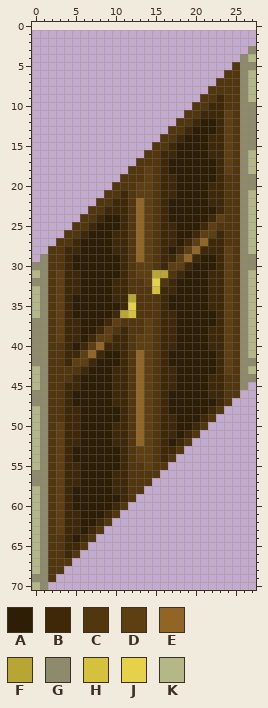
Edited in one commit: sprite sheet (assets/DoorIso.png). The first picture shows the starting point.
The file is 28x70 pixels. The old version is drawn lined up with the new one, on the new canvas.
Palette (. is transparent): A #2e1e06  B #3f2808  C #52360e  D #5e3f12  E #916525  F #b7a634  G #8e8b6c  H #d5c13d  J #e5d14a  K #b4b887
Pixels before, first column x 0:
 3 ...........................G
 4 ..........................GK
 5 .........................CGG
 6 ........................CCGK
 7 .......................CCCGK
 8 ......................CCCCGK
 9 .....................CCBCCGK
10 ....................CCBBCCGG
11 ...................CCBBBDCGG
12 ..................CCBAABDCGG
13 .................CCBAAABDCGG
14 ................CCBAAABBDCGG
15 ...............CCBAAAABBDCGG
16 ..............CCBBAAAABBDCGK
17 .............CCCBAAAAAABDCGK
18 ............CCDCBAAAAAABDCGK
19 ...........CCCDCBBAAAAABCCGG
20 ..........CCCDDCBBAAAABBCCGG
21 .........CCBCDDCBBAAAABBCCGK
22 ........CCBBCEDCBAAAAABBCCGK
23 .......CCBBBCEDCBAAAAAABCCGK
24 ......CCBAABCEDCBAAAAABDCCGK
25 .....CCBAAABCEDCBBAAABDCCCGK
26 ....CCBAAABBCEDCBBAABDDBCCGK
27 ...CCBAAAABBCEDCBBABDEBBCCGK
28 ..CCBBAAAABBCEDCBABDEBBBDCGK
29 .GCCBAAAAAABCEDCBBDEBAABDCGG
30 GGCCBAAAAAABCDDCBDDBAAABDCGG
31 KGCDBBAAAAABCDDFFCBAAABBDCGK
32 GGCDBBAAAABBCCDJCBAAAABBDCGK
33 KGCDBBAAAABBCCCHBBAAAABBDCGK
34 KGCDBAAAAABBFCCCBAAAAABBDCGK
35 KGCDBAAAAAABJCCCBAAAAABBDCGK
36 KGCDBAAAAABFHCCCBBAAAAABDCGK
37 GGCDBBAAABDCCCDCBBAAAAABDCGK
38 GGCDBBAABDCBCCDCBBAAAABBDCGK
39 GGCDBBABDDBBCDDCBBAAAABBDCGK
40 GGCCBABDEBBBCDDCBBAAAABBDCGK
41 GGCCBBDEBAABCEDCBAAAAAABDCGK
42 GGCCBDDBAAABCEDCBAAAAAABDCGG
43 KGCCCCBAAABBCEDCBBAAAAABDCGK
44 KGCCCBAAAABBCEDCBBAAAABBCCGG
45 KGCCBBAAAABBCEDCBBAAAABBCCG.
46 GGCCBAAAAABBCEDCBAAAAABBCC..
47 GGCCBAAAAABBCEDCBAAAAAABC...
48 KGCCBBAAAAABCEDCBAAAAABC....
49 KGCCBBAAAAABCEDCBBAAABC.....
50 KGCDBBAAAABBCEDCBBAABC......
51 KGCDBBAAAABBCEDCBBABC.......
52 KGCDBBAAAABBCEDCBABC........
53 KGCDBAAAAAABCDDCBBC.........
54 KGCDBAAAAAABCDDCBC..........
55 KGCDBBAAAAABCCDCC...........
56 GGCDBBAAAABBCCCC............
57 GGCDBBAAAABBCCC.............
58 KGCDBAAAAABBCC..............
59 KGCDBAAAAAABC...............
60 KGCDBAAAAABC................
61 KGCDBBAAABC.................
62 KGCDBBAABC..................
63 KGCDBBABC...................
64 KGCCBABC....................
65 KGCCBBC.....................
66 KGCCBC......................
67 KGCCC.......................
68 KGCC........................
69 GGC.........................
70 KG..........................
Now the later version:
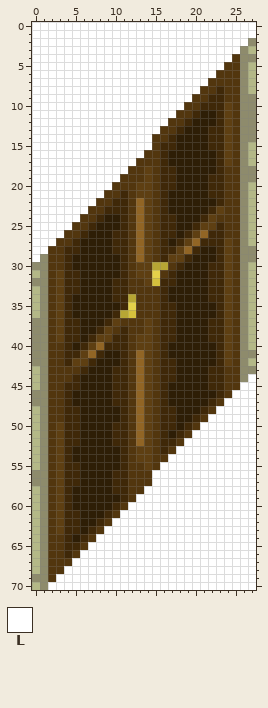
Colours new in this view: L #ffffff
Change:
canvas 28x70 -> 28x71, the old top-left corner now at 0,1
y 0..1: x 0..27 ............................ -> LLLLLLLLLLLLLLLLLLLLLLLLLLLL
y 2: x 0..27 ............................ -> LLLLLLLLLLLLLLLLLLLLLLLLLLLG
y 3: x 0..27 ...........................G -> LLLLLLLLLLLLLLLLLLLLLLLLLLGK
y 4: x 0..25 .......................... -> LLLLLLLLLLLLLLLLLLLLLLLLLC; x 27 K -> G
y 5: x 0..24 ......................... -> LLLLLLLLLLLLLLLLLLLLLLLLC; x 27 G -> K
y 6: x 0..23 ........................ -> LLLLLLLLLLLLLLLLLLLLLLLC
y 7: x 0..22 ....................... -> LLLLLLLLLLLLLLLLLLLLLLC
y 8: x 0..21 ...................... -> LLLLLLLLLLLLLLLLLLLLLC; x 23 C -> B
y 9: x 0..20 ..................... -> LLLLLLLLLLLLLLLLLLLLC; x 22 C -> B; x 27 K -> G
y 10: x 0..19 .................... -> LLLLLLLLLLLLLLLLLLLC; x 21 C -> B; x 24 C -> D
y 11: x 0..18 ................... -> LLLLLLLLLLLLLLLLLLC; x 20..22 CBB -> BAA
y 12: x 0..17 .................. -> LLLLLLLLLLLLLLLLLC; x 19..20 CB -> BA
y 13: x 0..16 ................. -> LLLLLLLLLLLLLLLLC; x 18..19 CB -> BA; x 22 A -> B
y 14: x 0..15 ................ -> LLLLLLLLLLLLLLLC; x 17..18 CB -> BA
y 15: x 0..14 ............... -> LLLLLLLLLLLLLLL; x 16 C -> B; x 27 G -> K
y 16: x 0..13 .............. -> LLLLLLLLLLLLLL; x 17 B -> A; x 22 B -> A
y 17: x 0..12 ............. -> LLLLLLLLLLLLL
y 18: x 0..11 ............ -> LLLLLLLLLLLL; x 17 A -> B; x 24 D -> C; x 27 K -> G
y 19: x 0..10 ........... -> LLLLLLLLLLL; x 22 A -> B
y 20: x 0..9 .......... -> LLLLLLLLLL; x 27 G -> K
y 21: x 0..8 ......... -> LLLLLLLLL; x 17 B -> A
y 22: x 0..7 ........ -> LLLLLLLL; x 22 B -> A
y 23: x 0..6 ....... -> LLLLLLL; x 22..23 AB -> BD
y 24: x 0..5 ...... -> LLLLLL; x 17 A -> B; x 21..23 ABD -> BDC
y 25: x 0..4 ..... -> LLLLL; x 20..21 AB -> BD; x 23 C -> B
y 26: x 0..3 .... -> LLLL; x 19..22 ABDD -> BDEB
y 27: x 0..2 ... -> LLL; x 17..21 BABDE -> ABDEB; x 24 C -> D
y 28: x 0..1 .. -> LL; x 17..22 ABDEBB -> BDEBAA; x 27 K -> G
y 29: x 0 . -> L; x 17 B -> D; x 19..20 EB -> BA
y 30: x 15..19 CBDDB -> FFCBA; x 22 A -> B; x 27 G -> K
y 31: x 15..18 FFCB -> JCBA
y 32: x 15..16 JC -> HB
y 33: x 15 H -> C; x 17 B -> A
y 35: x 17 A -> B; x 22 B -> A
y 37: x 22 A -> B
y 40: x 17 B -> A; x 22 B -> A
y 41: x 27 K -> G
y 42: x 17 A -> B; x 27 G -> K
y 43: x 22 A -> B; x 24 D -> C; x 27 K -> G
y 44: x 27 G -> L
y 45: x 17 B -> A; x 26..27 G. -> LL
y 46: x 22 B -> A; x 25..27 C.. -> LLL
y 47: x 22..27 ABC... -> BCLLLL
y 48: x 17 A -> B; x 21..27 ABC.... -> BCLLLLL
y 49: x 20..27 ABC..... -> BCLLLLLL
y 50: x 19..27 ABC...... -> BCLLLLLLL
y 51: x 17..27 BABC....... -> ABCLLLLLLLL
y 52: x 17..27 ABC........ -> BCLLLLLLLLL
y 53: x 17..27 BC......... -> CLLLLLLLLLL
y 54: x 16..27 BC.......... -> CLLLLLLLLLLL
y 55: x 16..27 C........... -> LLLLLLLLLLLL
y 56: x 15..27 C............ -> LLLLLLLLLLLLL
y 57: x 15..27 ............. -> LLLLLLLLLLLLL
y 58: x 14..27 .............. -> LLLLLLLLLLLLLL
y 59: x 13..27 ............... -> LLLLLLLLLLLLLLL
y 60: x 12..27 ................ -> LLLLLLLLLLLLLLLL
y 61: x 11..27 ................. -> LLLLLLLLLLLLLLLLL
y 62: x 10..27 .................. -> LLLLLLLLLLLLLLLLLL
y 63: x 9..27 ................... -> LLLLLLLLLLLLLLLLLLL
y 64: x 8..27 .................... -> LLLLLLLLLLLLLLLLLLLL
y 65: x 7..27 ..................... -> LLLLLLLLLLLLLLLLLLLLL
y 66: x 6..27 ...................... -> LLLLLLLLLLLLLLLLLLLLLL
y 67: x 5..27 ....................... -> LLLLLLLLLLLLLLLLLLLLLLL
y 68: x 4..27 ........................ -> LLLLLLLLLLLLLLLLLLLLLLLL
y 69: x 3..27 ......................... -> LLLLLLLLLLLLLLLLLLLLLLLLL
y 70: x 2..27 .......................... -> LLLLLLLLLLLLLLLLLLLLLLLLLL
Pixel boxes of the changes (left, top, right, bottom) in both pictures:
changed: (32, 22, 256, 590)
